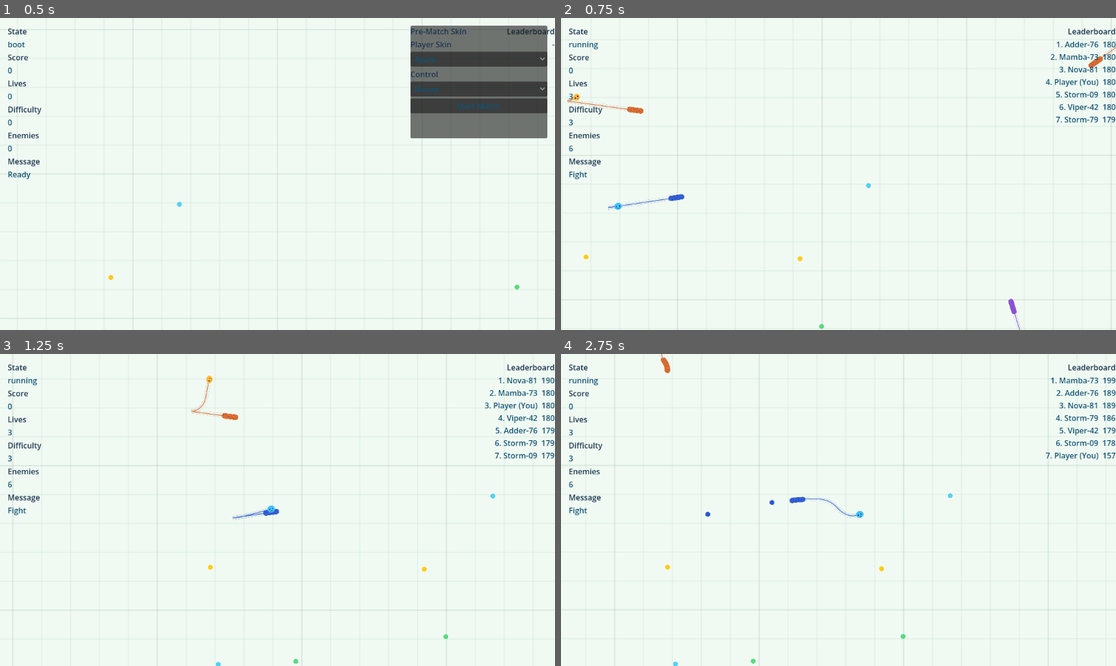
Above: before the commit, frames 1-4 (two rows, left to right).
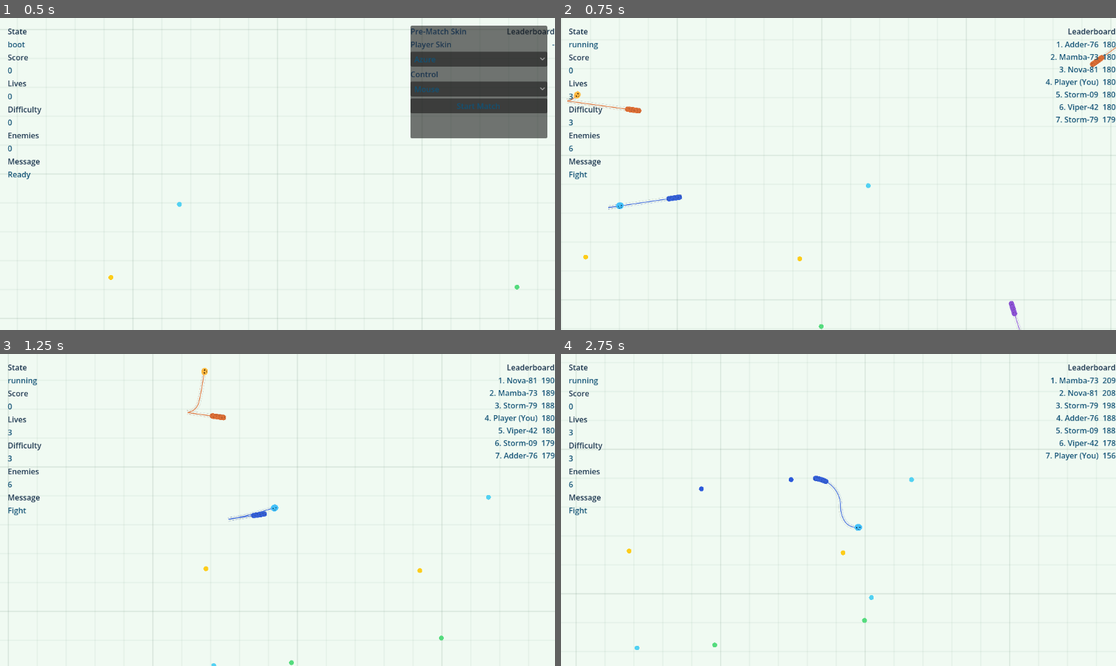
Above: after the commit, the same moments.

Repository: Jlu-waterbrother/snake_combat
Game: Godot game, scene res://scenes/main/main.tscn
Same seed, same stepped clock (60 frames per second), same inputs: the game is played once before the commit and once after it.
Inputs (mouse positions are in pixels of both pictures, inside the frame that each line leads up to):
- Up to frame 1 (0.5 s): no input
- Up to frame 2 (0.75 s): click "Start Match" at 0.5 s
- Up to frame 3 (1.25 s): no input
- Up to frame 4 (2.75 s): tap Enter at 1.25 s; move the mouse to (960, 494) at 1.27 s; hold D (turn_right) 1.28-2 s; hold Shift (boost) 1.28-2 s; click (960, 494) at 1.42 s; drag from (727, 525) to (871, 506) at 2.02 s

Frame 1 is identical in both runs. In frame 2, 0.2% of the frame differs, in the area x 1-98%, y 11-100%; in frame 3, 1.1%; in frame 4, 1.2%, in the area x 2-100%, y 0-100%.

Commit message:
游戏参数调整

Diff:
--- a/resources/config/default_movement_config.tres
+++ b/resources/config/default_movement_config.tres
@@ -4,7 +4,7 @@
 
 [resource]
 script = ExtResource("1")
-base_speed = 123.75
-boost_speed = 210.0
-turn_rate_deg_per_second = 220.0
+base_speed = 148.5
+boost_speed = 300.0
+turn_rate_deg_per_second = 300.0
 segment_spacing = 10.0
--- a/scripts/config/movement_config.gd
+++ b/scripts/config/movement_config.gd
@@ -1,7 +1,7 @@
 extends Resource
 class_name MovementConfig
 
-@export var base_speed: float = 123.75
-@export var boost_speed: float = 210.0
-@export var turn_rate_deg_per_second: float = 220.0
+@export var base_speed: float = 148.5
+@export var boost_speed: float = 300.0
+@export var turn_rate_deg_per_second: float = 300.0
 @export var segment_spacing: float = 10.0
--- a/scripts/managers/snake_manager.gd
+++ b/scripts/managers/snake_manager.gd
@@ -652,7 +652,7 @@
 		if state != STATE_AVOID and should_chase and has_player:
 			state = STATE_CHASE
 			var predict_seconds: float = clamp(_enemy_ai_float(enemy_id, "chase_predict_seconds", 0.35), 0.0, 1.2)
-			var predicted_position: Vector2 = player_position + player_heading * _movement_float("base_speed", 123.75) * predict_seconds
+			var predicted_position: Vector2 = player_position + player_heading * _movement_float("base_speed", 148.5) * predict_seconds
 			var flank_distance: float = max(_enemy_ai_float(enemy_id, "chase_flank_distance", 90.0), 0.0)
 			if flank_distance > 0.0:
 				var lateral: Vector2 = Vector2(-player_heading.y, player_heading.x)
--- a/scripts/snake/player_snake.gd
+++ b/scripts/snake/player_snake.gd
@@ -10,8 +10,8 @@
 
 @export var movement_config: Resource
 @export var skin: Resource
-@export var default_base_speed: float = 123.75
-@export var default_boost_speed: float = 210.0
+@export var default_base_speed: float = 148.5
+@export var default_boost_speed: float = 300.0
 @export var boost_body_drain_per_second: float = 18.0
 @export var min_body_length_for_boost: float = 120.0
 @export var min_body_length: float = 80.0
@@ -21,7 +21,7 @@
 @export var max_visual_scale: float = 2.4
 @export var coiling_turn_threshold: float = 0.55
 @export var coiling_shrink_per_second: float = 8.0
-@export var default_turn_rate_deg_per_second: float = 220.0
+@export var default_turn_rate_deg_per_second: float = 300.0
 @export var default_segment_spacing: float = 10.0
 @export var body_length: float = 180.0
 @export var initial_heading: Vector2 = Vector2.RIGHT
